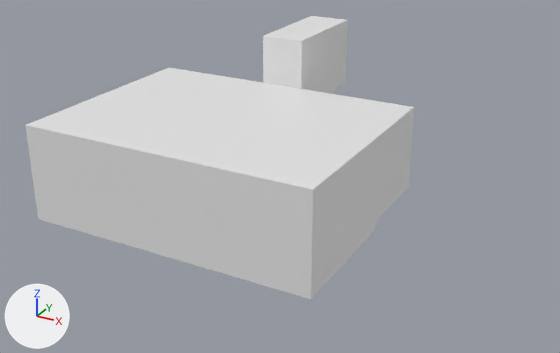
Two versions of the FBX model Assets/Models/Interior/basement.fbx, one commit apart.
One viewpoint serves both versions: a camera (50 mm lens) standing at (33.2, -68.3, 23.5) and looking at (3.8, -14.8, -3.3). The lights are fixed; the arrows at lower left show +X, +Y and +Z.

Before the edit, the objects in view are built like this:
```python
me_plane_001 = bpy.data.meshes.new('Plane.001')
me_plane_001.from_pydata(...)  # 50 vertices, 47 faces; spans x -12.9..12.9, y -26.8..2.4, z -6.1..6.8
ob_plane_001 = bpy.data.objects.new('Plane.001', me_plane_001)
ob_plane_001.location = (0.0, 0.0, 0.0)
```
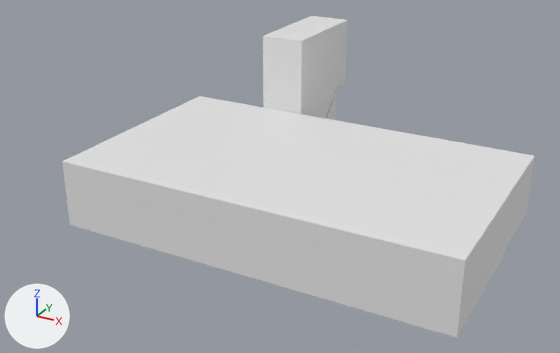
The change, as a list of edits to the scene's bpy script:
```text
Add me_plane_001_1:
    me_plane_001_1.from_pydata(...)  # 50 vertices, 47 faces; spans x -9.3..23.2, y -26.8..2.4, z -5.7..6.8
Remove ob_plane_001:
    ob_plane_001 = bpy.data.objects.new('Plane.001', me_plane_001)
    ob_plane_001.location = (0.0, 0.0, 0.0)
Add ob_walls:
    ob_walls = bpy.data.objects.new('Walls', me_plane_001_1)
    ob_walls.location = (0.0, 0.0, 0.0)
```

Boxes [x1, y1, x2, y2] around the edits, measured in the pictures (560 x 353 px):
'Walls', added: after [62, 16, 535, 338]
'Plane.001', deleted: before [25, 16, 414, 299]
